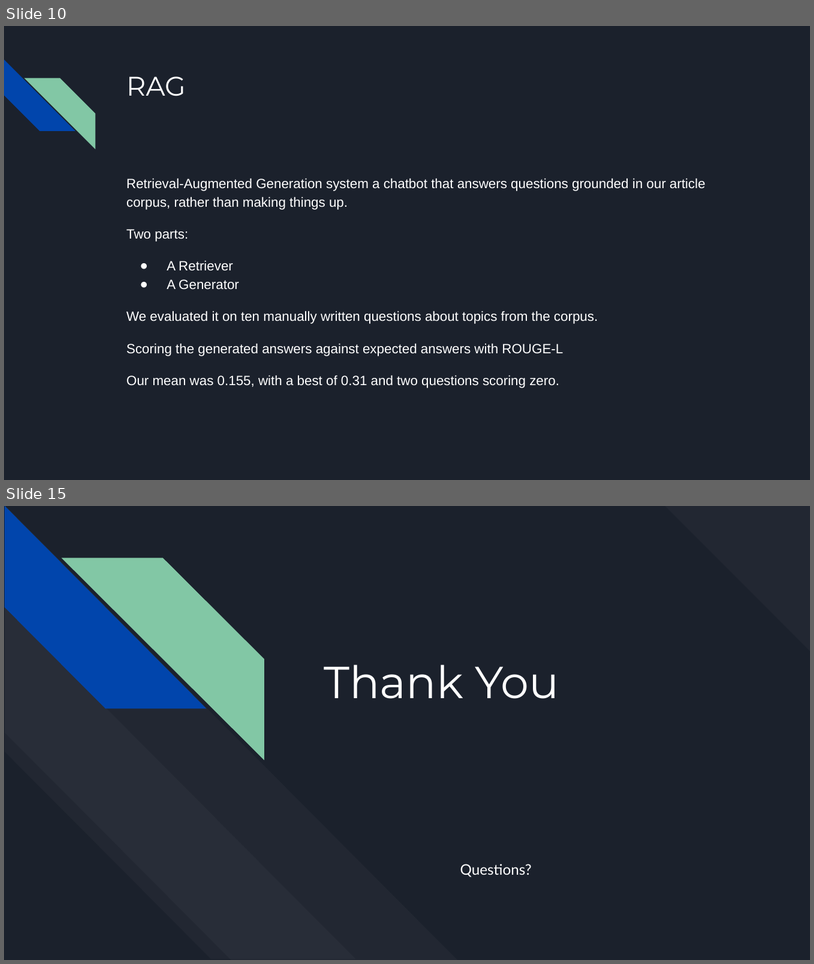
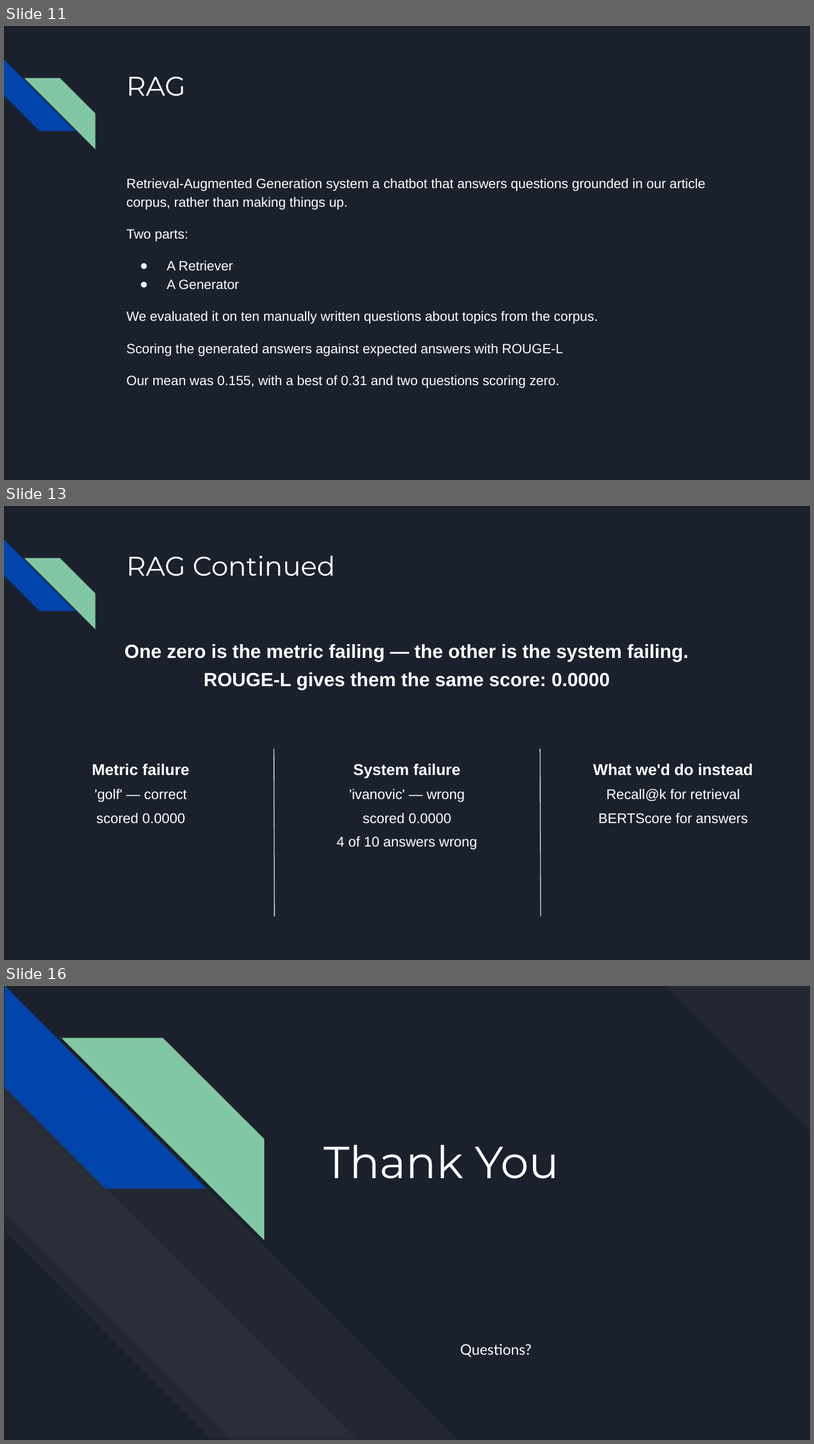
Before and after one commit to Geoanto8043/itc6110-nlp-project, a slide deck: report/NLP BBC Project .pptx. Shown one above the other, each under a label of ours: slides 10 and 15 before the commit, slides 11, 13 and 16 after it; the slides between them are not shown. The pictures are 814x964 and 814x1444 pixels, drawn with LibreOffice and Linux fonts; fonts in the diff are those of the drawing. Boxes give left, top, right and bottom in pixels: in the first picture for what was removed or moved away, otherwise in the second. Text is boxed around its words. In the diff, an @@ line names an element or a change of style, - is before the commit and + after.

```diff
--- a/report/NLP BBC Project .pptx
+++ b/report/NLP BBC Project .pptx
@@ slide 13 added at [4,506,810,960], background #1B212C; not listed: 2 template elements that a slide beside it also shows @@
@@ title added at [126,555,336,576], 24 pt, text #FFFFFF @@
+RAG Continued
@@ text added at [125,644,689,690], 17 pt, text #FFFFFF, bold @@
+One zero is the metric failing — the other is the system failing.
+ROUGE-L gives them the same score: 0.0000
@@ line added from (274, 749) to (274, 916), #D9D9D9 0.75 pt @@
@@ line added from (540, 749) to (541, 916), #D9D9D9 0.75 pt @@
@@ text added at [92,763,189,823], 12.5 pt, text #FFFFFF @@
+Metric failure
+'golf' — correct
+scored 0.0000
@@ text added at [337,763,477,849], 12.5 pt, text #FFFFFF @@
+System failure
+'ivanovic' — wrong
+scored 0.0000
+4 of 10 answers wrong
@@ text added at [593,763,753,823], 12.5 pt, text #FFFFFF @@
+What we'd do instead
+Recall@k for retrieval
+BERTScore for answers
@@ what was slide 10 is now slide 11 @@
@@ what was slide 15 is now slide 16 @@
```
Also in this commit, not shown: 5 slides changed, 2 other slides added, 2 slides removed, 3 other files.
